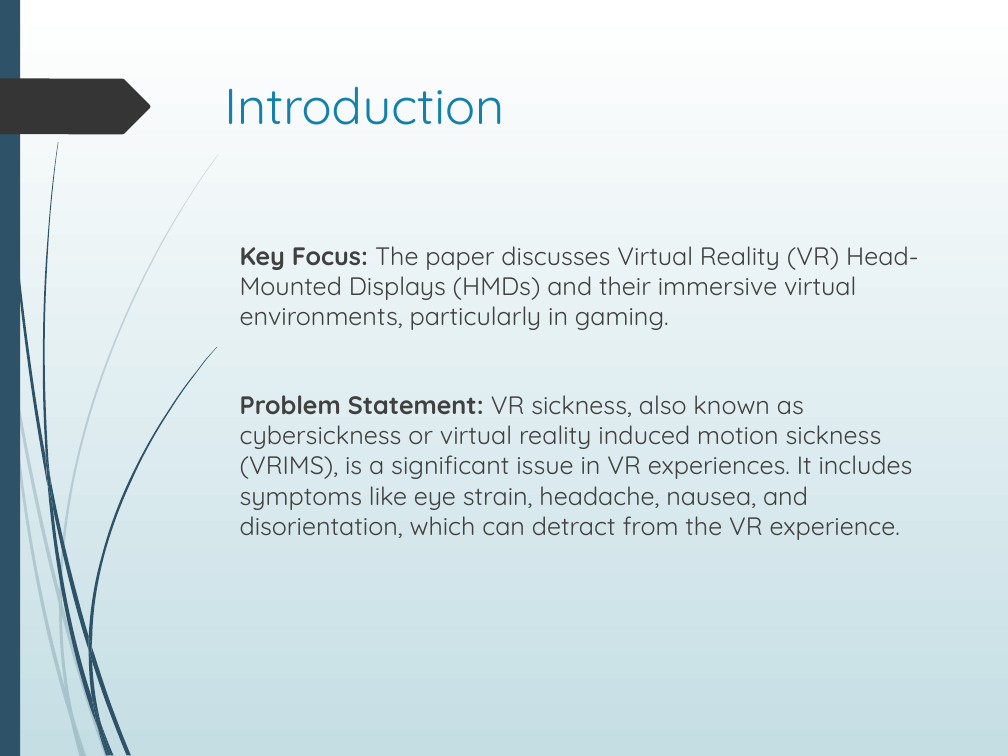
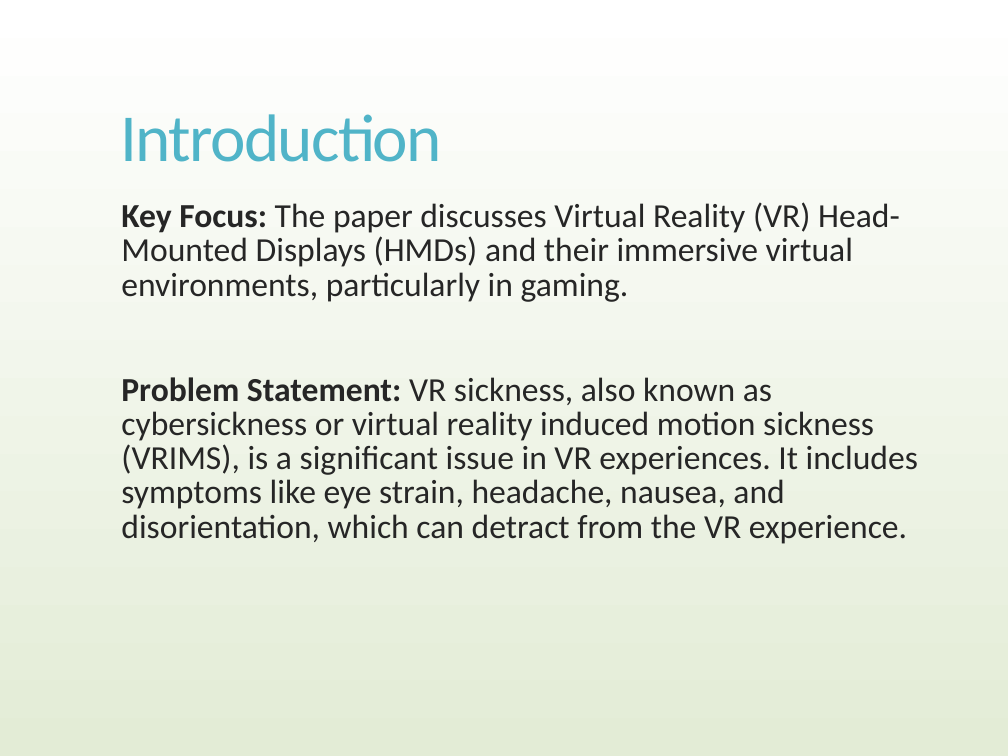
Before and after one commit to Akash3121/3D, a slide deck: slide 2 of Paper-Presentation/Akash - VR_Sickness_Mitigation_Methods_Presentation.pptx. Drawn at 1008x756 pixels with LibreOffice and Linux fonts; fonts in the diff are those of the drawing; background and template pictures are left out. Boxes give left, top, right and bottom in pixels: in the first picture for what was removed or moved away, otherwise in the second. Text is boxed around its words. In the diff, an @@ line names an element or a change of style, - is before the commit and + after.

```diff
--- a/Paper-Presentation/Akash - VR_Sickness_Mitigation_Methods_Presentation.pptx
+++ b/Paper-Presentation/Akash - VR_Sickness_Mitigation_Methods_Presentation.pptx
@@ background gradient #FFFFFF to #C5DEE5 to picture (left out) @@
@@ rectangle removed at (x1=0, y1=0, x2=20, y2=756) @@
@@ freeform shape removed at (x1=0, y1=79, x2=150, y2=135) @@
@@ title "Introduction" moved from (x1=224, y1=86, x2=504, y2=125) to (x1=121, y1=114, x2=442, y2=162) @@
@@ title "Introduction" at (x1=121, y1=114, x2=442, y2=162): size 36 to 48 pt, font Quicksand to Calibri, text colour #1581AA to #50B4C8, letter spacing 0 to -1.2 pt; line spacing 1 to 0.9; vertical alignment top to middle @@
@@ text "Key Focus: The paper discusses ..." moved from (x1=240, y1=246, x2=918, y2=540) to (x1=121, y1=202, x2=918, y2=544) @@
@@ text "Key Focus: The paper discusses ..." at (x1=121, y1=202, x2=918, y2=544): size 18 to 24 pt, font Quicksand to Calibri, text colour #404040 to #262626; line spacing 1 to 0.85; more space between paragraphs @@
@@ group removed at (x1=0, y1=154, x2=219, y2=756): 10 freeform shapes @@
@@ group removed at (x1=2, y1=0, x2=218, y2=756): 12 freeform shapes @@
```
Also in this commit, not shown: 17 other slides changed, 1 slide added.
